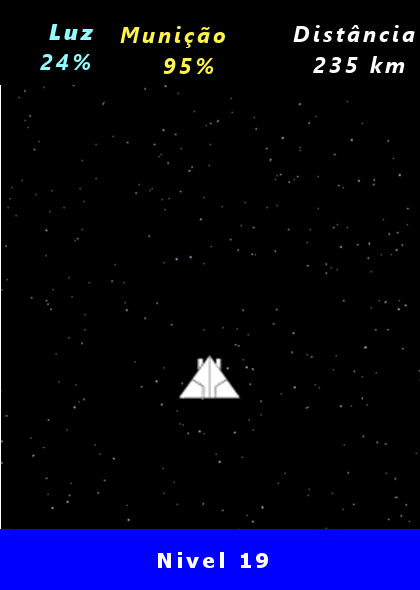
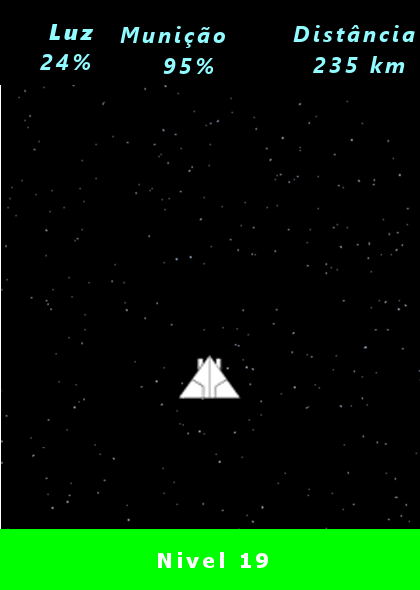
Layer changes from the first 420x590 image to the second:
painted on "Camada #2" over [0, 529, 420, 590]
painted on "95%" over [163, 58, 214, 74]
painted on "Munição" over [120, 26, 225, 48]
painted on "235km" over [313, 56, 405, 73]
painted on "Distância" over [293, 25, 415, 42]
